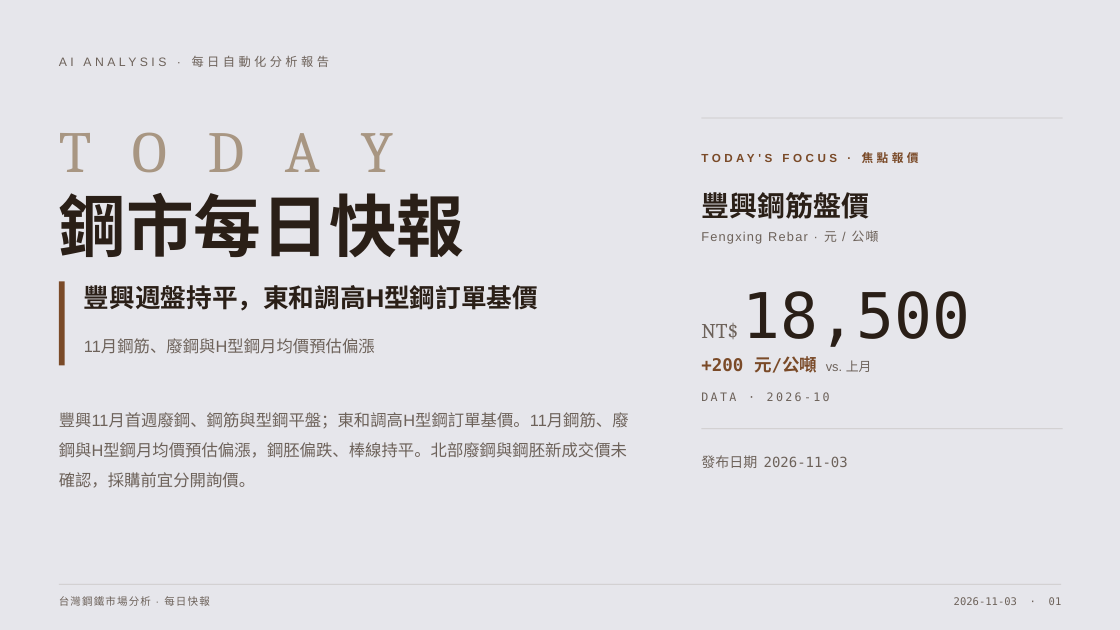
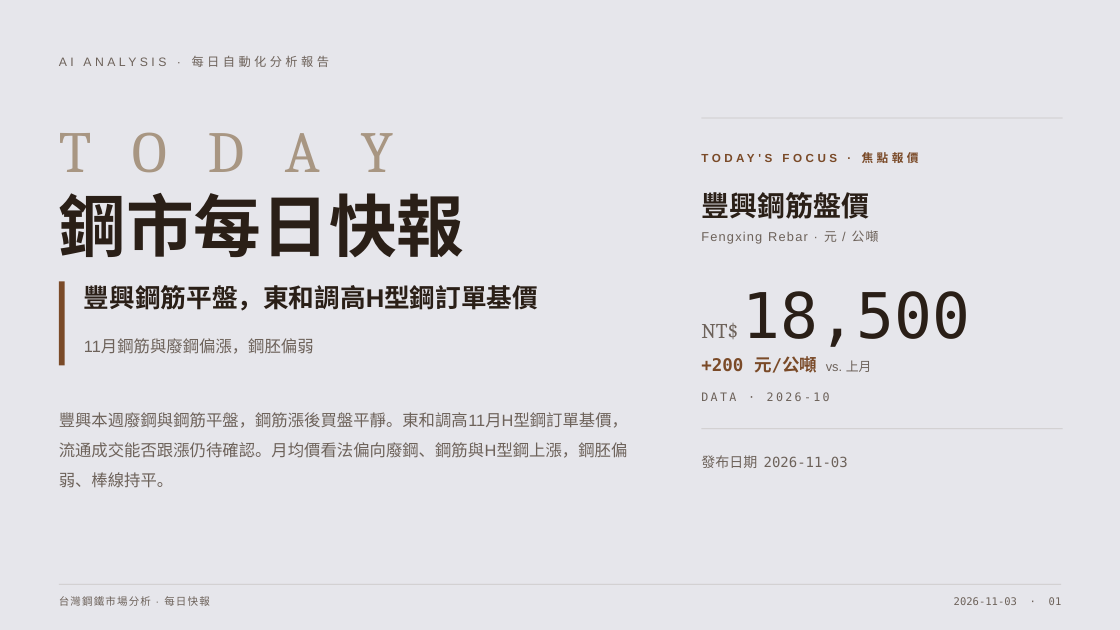
Before and after one commit to lijingchiu/SteelWeb, a slide deck: slide 1 of reports/steel-daily-2026-11-03.pptx. Drawn at 1120x630 pixels with LibreOffice and Linux fonts; fonts in the diff are those of the drawing. Boxes give left, top, right and bottom in pixels: in the first picture for what was removed or moved away, otherwise in the second. Text is boxed around its words. In the diff, an @@ line names an element or a change of style, - is before the commit and + after.

```diff
--- a/reports/steel-daily-2026-11-03.pptx
+++ b/reports/steel-daily-2026-11-03.pptx
@@ text at (84,285,538,311): text changed @@
-豐興週盤持平，東和調高H型鋼訂單基價
+豐興鋼筋平盤，東和調高H型鋼訂單基價
@@ text at (84,339,314,354): text changed @@
-11月鋼筋、廢鋼與H型鋼月均價預估偏漲
+11月鋼筋與廢鋼偏漲，鋼胚偏弱
@@ text at (59,412,628,488): text changed @@
-豐興11月首週廢鋼、鋼筋與型鋼平盤；東和調高H型鋼訂單基價。11月鋼筋、廢鋼與H型鋼月均價預估偏漲，鋼胚偏跌、棒線持平。北部廢鋼與鋼胚新成交價未確認，採購前宜分開詢價。
+豐興本週廢鋼與鋼筋平盤，鋼筋漲後買盤平靜。東和調高11月H型鋼訂單基價，流通成交能否跟漲仍待確認。月均價看法偏向廢鋼、鋼筋與H型鋼上漲，鋼胚偏弱、棒線持平。
```
Also in this commit, not shown: 10 other slides changed, 1 other file.
